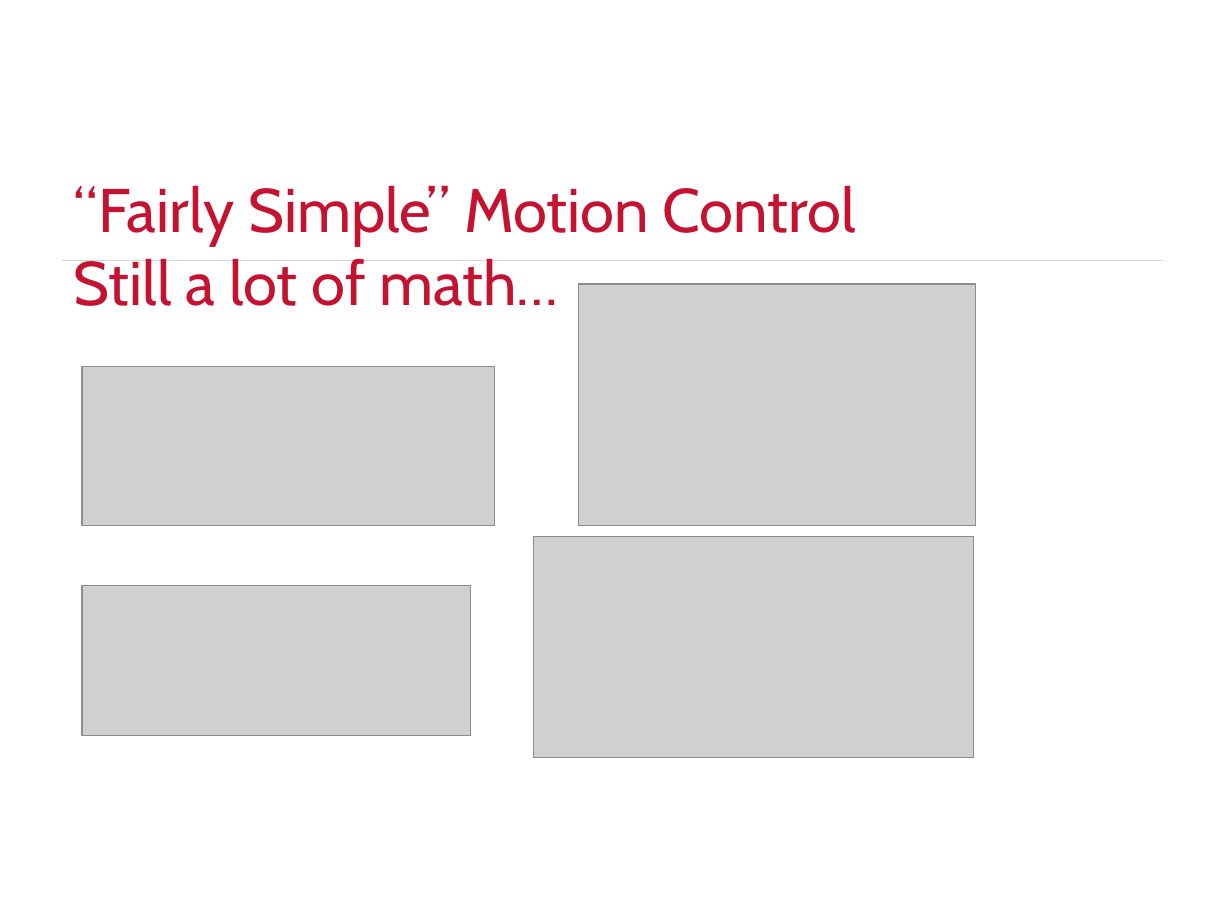
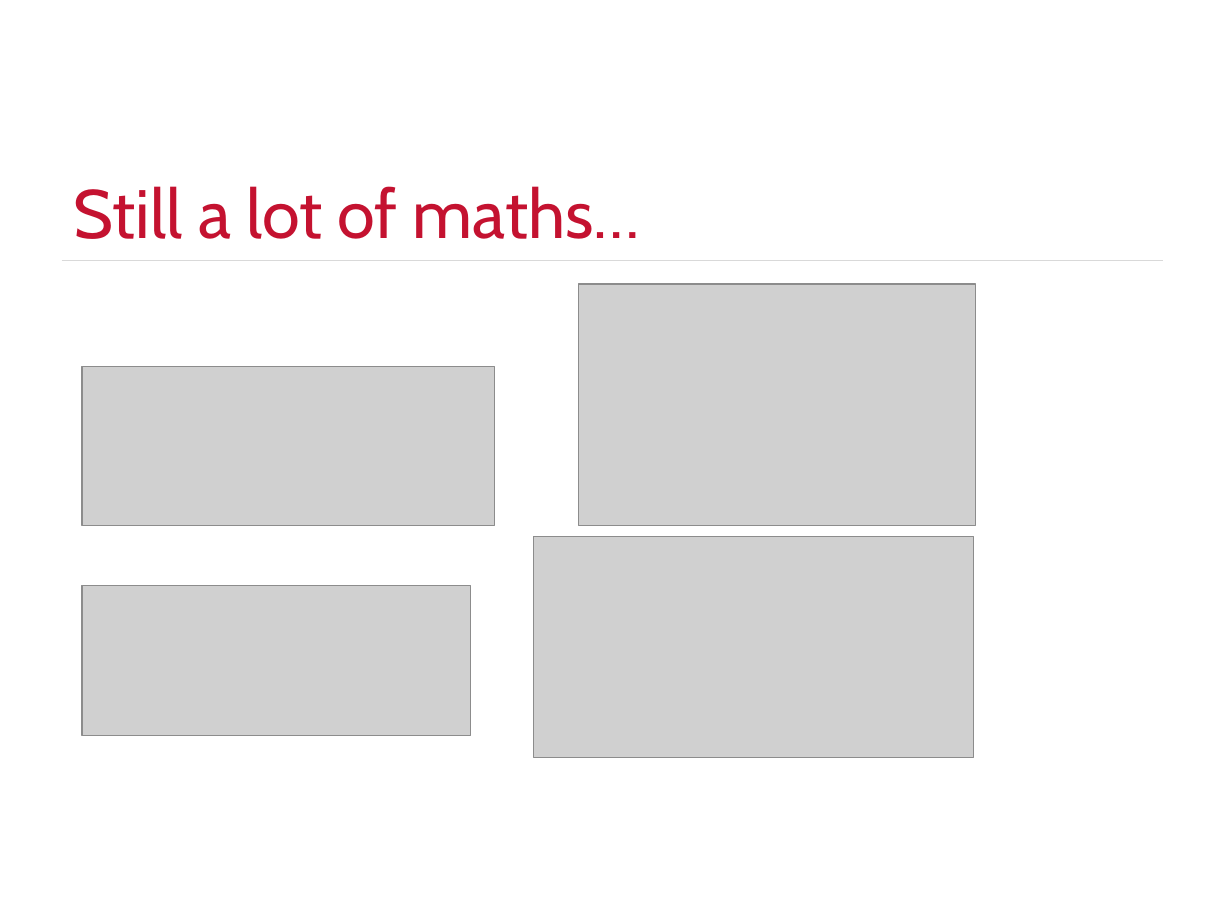
Before and after one commit to justinengler/BruteController, a slide deck: slide 9 of Automated PIN Cracking.pptx (slide 11 before the commit). Drawn at 1232x924 pixels with LibreOffice and Linux fonts; fonts in the diff are those of the drawing; grey boxes stand for pictures; background and template pictures are left out. Boxes give left, top, right and bottom in pixels: in the first picture for what was removed or moved away, otherwise in the second. Text is boxed around its words. In the diff, an @@ line names an element or a change of style, - is before the commit and + after.

```diff
--- a/Automated PIN Cracking.pptx
+++ b/Automated PIN Cracking.pptx
@@ title at bbox=[74, 186, 640, 239]: text changed; size 36 to 40 pt @@
-“Fairly Simple” Motion Control
-Still a lot of math…
+Still a lot of maths…
```
Also in this commit, not shown: 8 other slides changed, 3 slides added, 5 slides removed, 2 other files.
